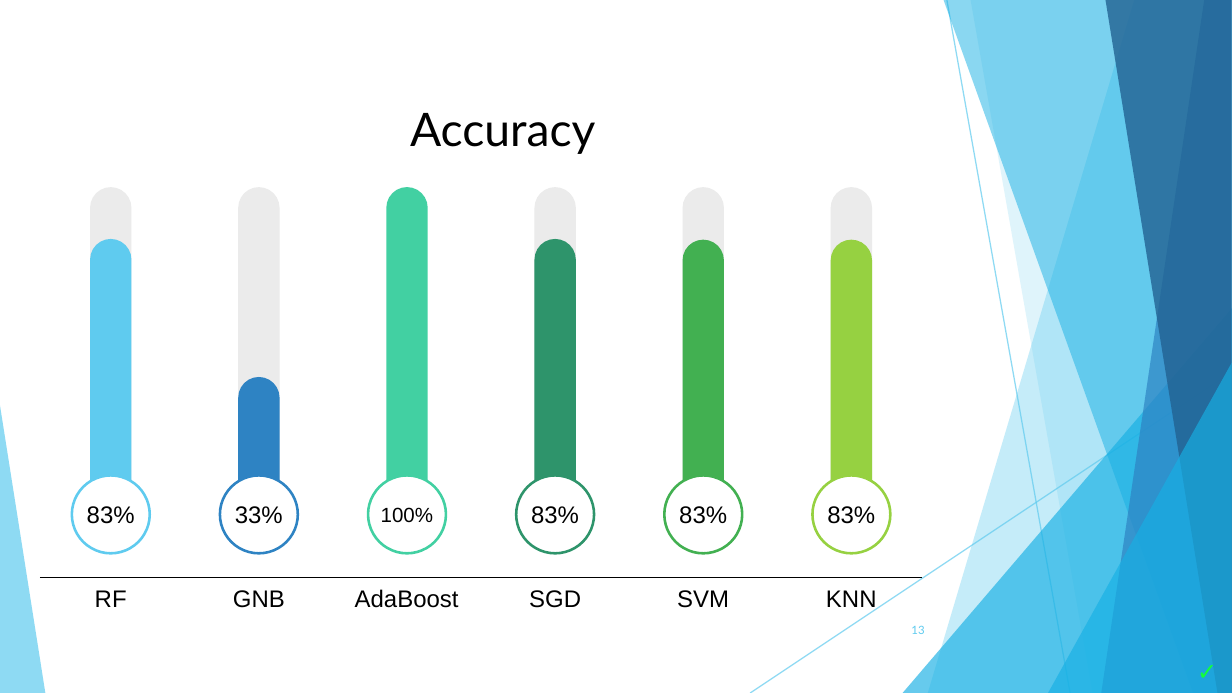
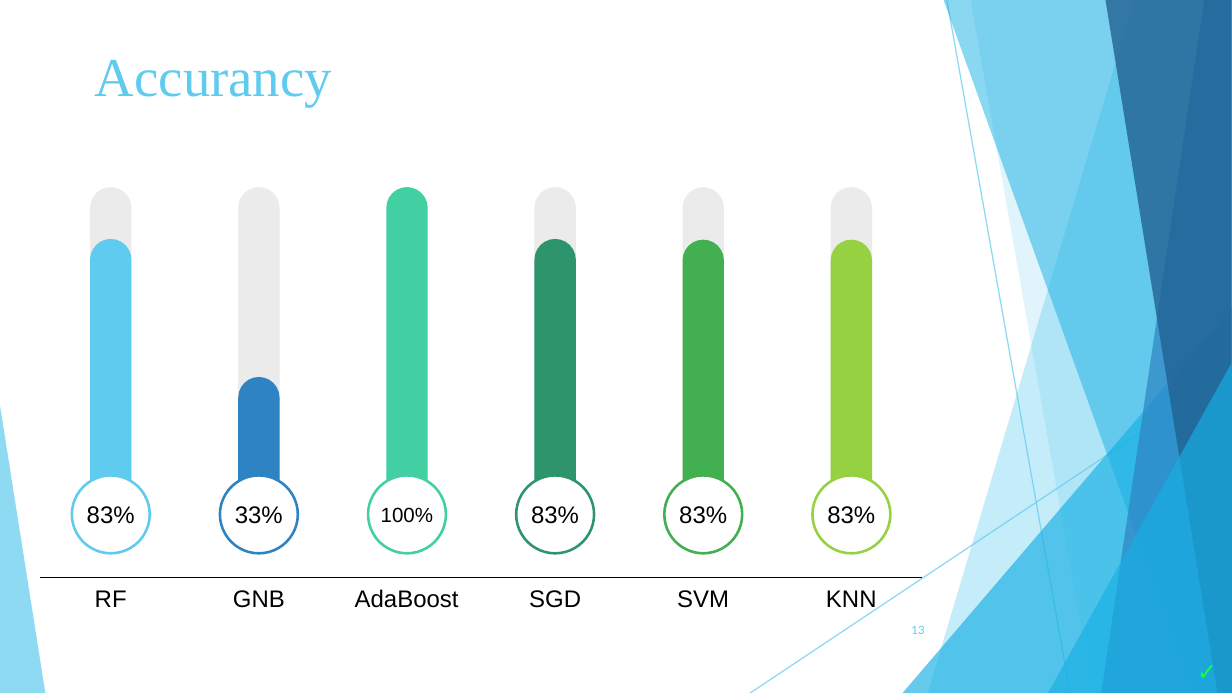
Before and after one commit to zoekelepiri/WineDataPrediction, a slide deck: slide 13 of Wine Data Set (2).pptx. Drawn at 1232x693 pixels with LibreOffice and Linux fonts; fonts in the diff are those of the drawing. Boxes give left, top, right and bottom in pixels: in the first picture for what was removed or moved away, otherwise in the second. Text is boxed around its words. In the diff, an @@ line names an element or a change of style, - is before the commit and + after.

```diff
--- a/Wine Data Set (2).pptx
+++ b/Wine Data Set (2).pptx
@@ title at [95, 60, 332, 107]: text changed; size 27 to 32 pt; font Lato to Times New Roman; text colour #000000 to #5FCBEF @@
-Accuracy
+Accurancy
```
Also in this commit, not shown: 7 other slides changed, 7 slides added, 6 slides removed.
